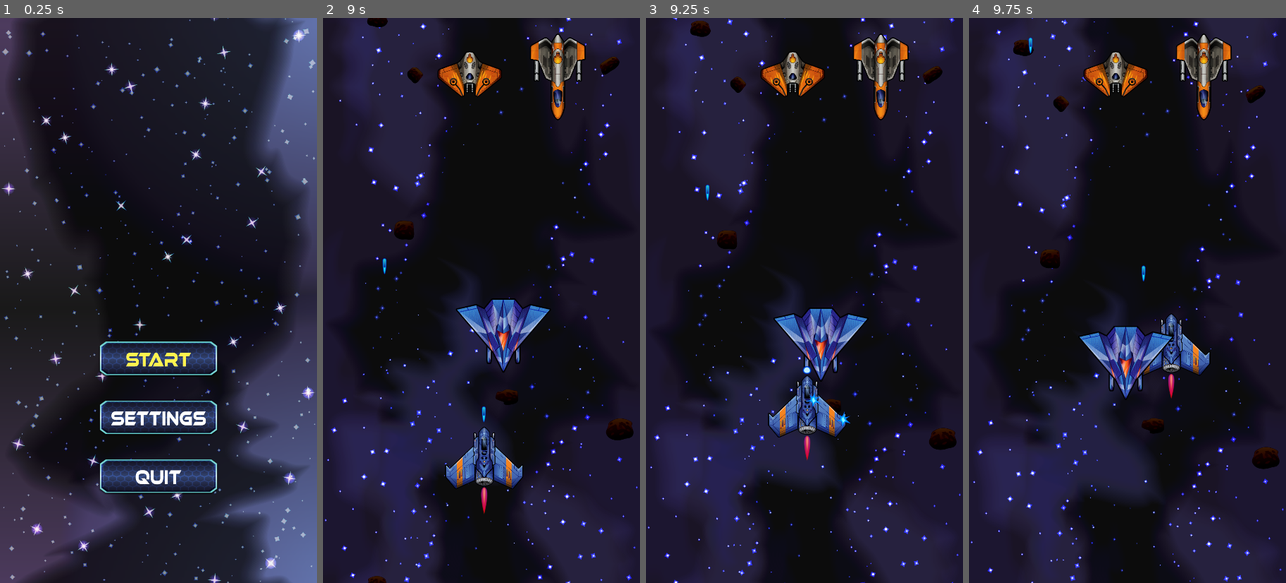
Above: before the commit, frames 1-4 (left to right).
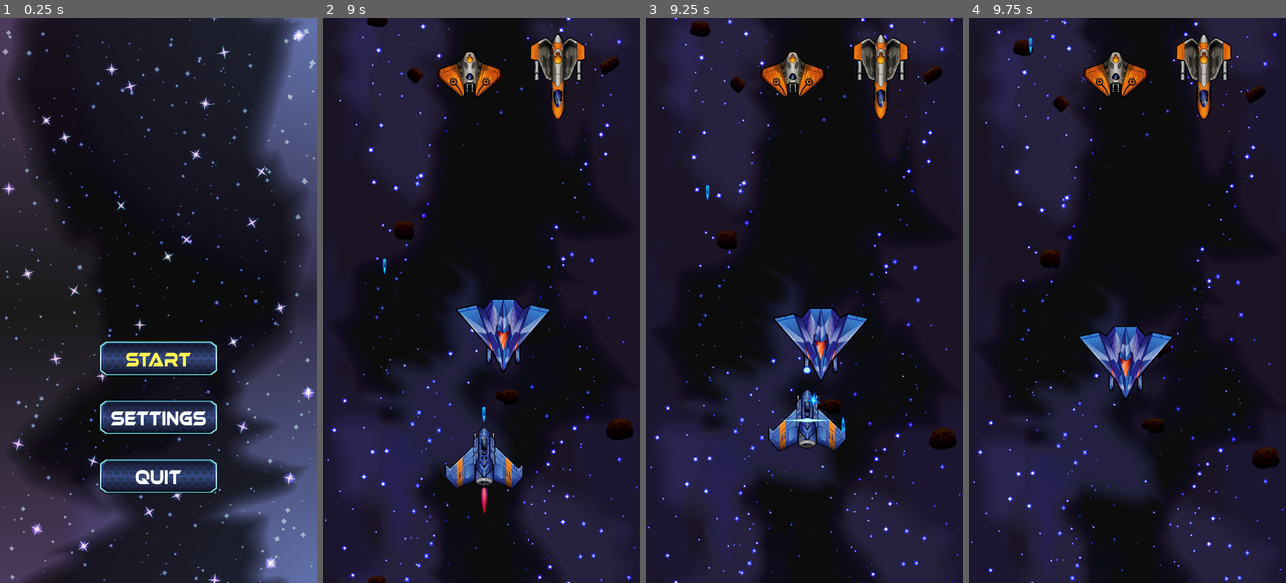
Above: after the commit, the same moments.

Repository: diegocantelmi82/TP-Final-Programacion-3
Game: Godot game, scene res://scenes/Main.tscn
The game is run twice, just before and just after one commit, with the same random seed, the same clock (stepped at 60 frames per second) and the same inputs.
Inputs (mouse positions are in pixels of both pictures, inside the frame that each line leads up to):
- Up to frame 1 (0.25 s): no input
- Up to frame 2 (9 s): click (481, 357) at 0.5 s; click (481, 357) at 1.25 s; click (405, 255) at 2 s; move the mouse to (551, 272) at 2.77 s; hold Right (move_right) 2.78-3.53 s; tap Ctrl (shoot) at 2.85, 3.8, 4.35, 5.1, 6.05, 6.6, 7.35, 8.3, 8.85 s; move the mouse to (418, 328) at 3.52 s; hold Left (move_left) 3.53-4.28 s; tap Down (move_bottom) at 3.6, 8.1 s; move the mouse to (513, 176) at 4.27 s; hold Right (move_right) 4.28-5.03 s; move the mouse to (465, 413) at 5.02 s; hold Up (move_up) 5.03-5.78 s; move the mouse to (576, 385) at 5.77 s; hold Down (move_bottom) 5.78-6.53 s; hold Left (move_left) 5.78-8.03 s; move the mouse to (386, 215) at 6.52 s; move the mouse to (497, 300) at 7.27 s; move the mouse to (433, 159) at 8.02 s; hold Right (move_right) 8.03-8.78 s; move the mouse to (551, 272) at 8.77 s; hold Up (move_up) from 8.78 s (still down)
- Up to frame 3 (9.25 s): keep holding Up (move_up)
- Up to frame 4 (9.75 s): move the mouse to (1064, 328) at 9.52 s; release Up (move_up) at 9.53 s; hold Right (move_right) from 9.53 s (still down); tap Ctrl (shoot) at 9.6 s

Frames 1-2 are identical in both runs. In frame 3, 1.9% of the frame differs, in the area x 38-65%, y 63-79%; in frame 4, 1.1%.

Commit message:
Se agrega potencia de proyectil - ajustes varios

Diff:
--- a/common/PlayerShip.gd
+++ b/common/PlayerShip.gd
@@ -13,14 +13,15 @@
 
 func shoot_bullet():
 	var b = Bullet.instance()
-	b._init()
+	b._init(bullet_power)
 	b.global_position = bulletInitPos.global_position
 	get_node("/root").add_child(b)
 
 	b = Bullet.instance()
-	b._init()
+	b._init(bullet_power)
 	b.global_position = bulletInitPos2.global_position
 	get_node("/root").add_child(b)
 
 func dead():
+	.dead()
 	emit_signal("dead")
--- a/common/Ship.gd
+++ b/common/Ship.gd
@@ -7,9 +7,30 @@
 export var MAX_SHIELD = 100
 export var hp = 100
 export var shield = 0
+export var bullet_power = 10
 
 onready var bulletInitPos = $BulletInitPos
 onready var bulletInitPos2 = $BulletInitPos2
+var isAlive = true
+var animation = "idle"
+
+func _ready():
+	self.connect("area_entered", self, "_on_ship_area_entered")
+	$AnimatedSprite.connect("animation_finished", self, "animation_end")
+
+func _process(delta):
+	if hp <= 0 && isAlive:
+		dead()
 
 func dead():
+	isAlive = false
+	animation = "explode"
 	$AnimatedSprite.play("explode")
+
+func animation_end():
+	if animation == "explode":
+		queue_free()
+
+func _on_ship_area_entered(area):
+	if area.type == "bullet":
+		hp -= area.power
--- a/common/playerController/playerPolling.gd
+++ b/common/playerController/playerPolling.gd
@@ -4,6 +4,9 @@
 	pass
 
 func getPlayerAction(player, delta):
+	if !player.isAlive:
+		return
+
 	var motion = Vector2()
 
 	if (Input.is_action_pressed("move_up")):
--- a/scenes/avenger/Avenger.gd
+++ b/scenes/avenger/Avenger.gd
@@ -6,6 +6,6 @@
 
 func shoot_bullet():
 	var b = Bullet.instance()
-	b._init()
+	b._init(bullet_power)
 	b.global_position = bulletInitPos.global_position
 	get_node("/root").add_child(b)
--- a/scenes/bullet/Bullet.gd
+++ b/scenes/bullet/Bullet.gd
@@ -4,8 +4,9 @@
 var type = "bullet"
 var direction = Vector2()
 var animation = "flash"
+var power = 10
 
-func _init(enemy_bullet = false):
+func _init(b_power = power, enemy_bullet = false):
 	if enemy_bullet:
 		direction = Vector2(0, 1)
 		rotate(PI)
@@ -15,6 +16,8 @@
 		direction = Vector2(0, -1)
 		set_collision_mask_bit(0, false)
 		set_collision_mask_bit(1, true)
+
+	power = b_power
 
 func _ready():
 	$AnimatedSprite.connect("animation_finished", self, "animation_end")
--- a/scenes/enemies/Enemy1/Enemy1.gd
+++ b/scenes/enemies/Enemy1/Enemy1.gd
@@ -2,10 +2,8 @@
 
 var direction = Vector2(1, 1)
 var Bullet = preload("res://scenes/bullet/Bullet.tscn")
-#onready var bulletInitPos2 = $BulletInitPos2
 
 func _ready():
-	self.connect("area_entered", self, "_on_area_entered")
 	$Timer.connect("timeout", self, "onTimeout")
 	$Timer.wait_time = randi() % 2 + 2
 
@@ -21,16 +19,11 @@
 
 func shoot_bullet():
 	var b = Bullet.instance()
-	b._init(true)
+	b._init(bullet_power, true)
 	b.global_position = bulletInitPos.global_position
 	get_node("/root").add_child(b)
 
 	b = Bullet.instance()
-	b._init(true)
+	b._init(bullet_power, true)
 	b.global_position = bulletInitPos2.global_position
 	get_node("/root").add_child(b)
-
-func _on_area_entered(area):
-	if area.type == "bullet":
-		#dead()
-		pass
--- a/scenes/enemies/Enemy1/Enemy1.tscn
+++ b/scenes/enemies/Enemy1/Enemy1.tscn
@@ -33,6 +33,7 @@
 MAX_HP = 80
 MAX_SHIELD = 0
 hp = 80
+bullet_power = 30
 
 [node name="AnimatedSprite" type="AnimatedSprite" parent="."]
 rotation = 3.14159
Binary file changed: assets/ships/enemy/enemy_3_explosion_6.png
Binary file changed: assets/ships/enemy/enemy_3_explosion_7.png
